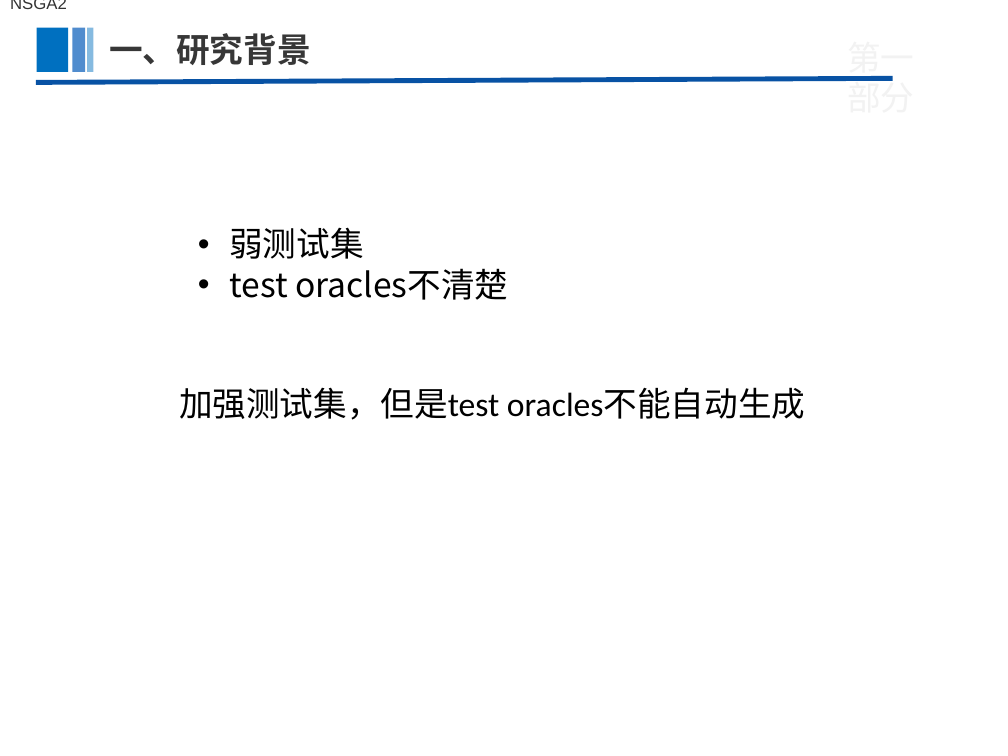
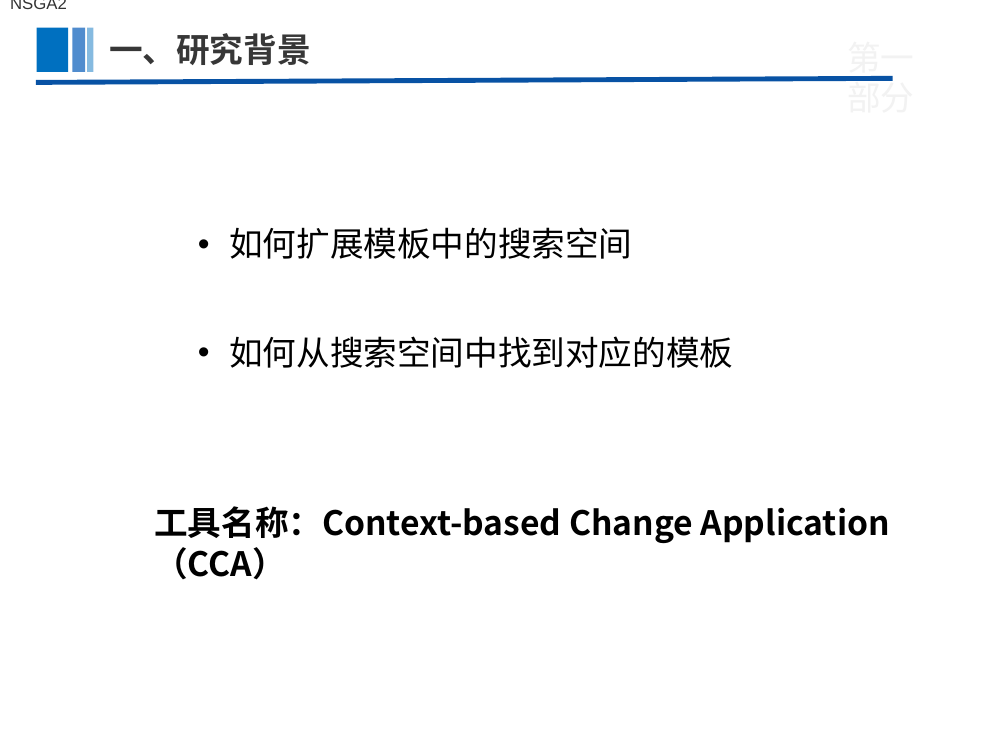
Before and after one commit to zxdemm/paper, a slide deck: slide 2 of 研一上/软件缺陷修复/补丁评估方向/Identifying Patch Correctness in Test-Based Program Repair.pptx. Drawn at 1008x756 pixels with LibreOffice and Linux fonts; fonts in the diff are those of the drawing; background and template pictures are left out. Boxes give left, top, right and bottom in pixels: in the first picture for what was removed or moved away, otherwise in the second. Text is boxed around its words. In the diff, an @@ line names an element or a change of style, - is before the commit and + after.

```diff
--- a/研一上/软件缺陷修复/补丁评估方向/Identifying Patch Correctness in Test-Based Program Repair.pptx
+++ b/研一上/软件缺陷修复/补丁评估方向/Identifying Patch Correctness in Test-Based Program Repair.pptx
@@ text at [229,227,632,259]: text changed @@
-• 弱测试集
-• test oracles不清楚
+• 如何扩展模板中的搜索空间
@@ text added at [229,336,733,368], 24 pt, text #000000 @@
+• 如何从搜索空间中找到对应的模板
@@ text removed at [179,387,805,420] @@
-加强测试集，但是test oracles不能自动生成
@@ text added at [154,506,890,580], 24 pt, text #000000, bold @@
+工具名称：Context-based Change Application （CCA）
```
Also in this commit, not shown: 6 other slides changed, 4 slides added, 10 other files.
